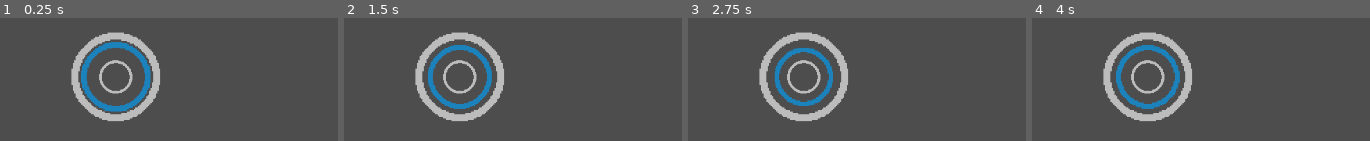
Above: before the commit, frames 1-4 (left to right).
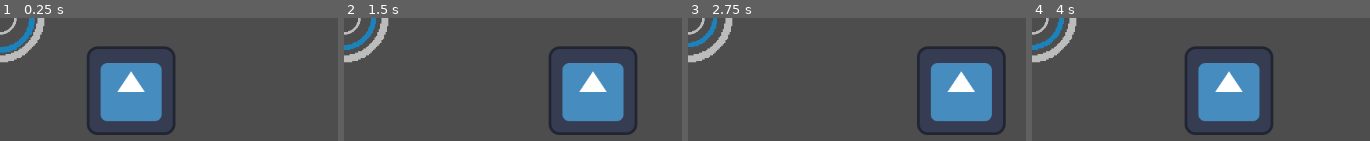
Above: after the commit, the same moments.

Repository: Omurex/PrecAg-SprinklerDash
Game: Godot game, scene res://Objects/GameScenes/main_game.tscn
Same seed, same stepped clock (60 frames per second), same inputs: the game is played once before the commit and once after it. The engine's default icon, where the game draws it, is replaced by a stand-in: a white triangle on a blue panel in a dark square.
Inputs:
- Up to frame 1 (0.25 s): no input
- Up to frame 2 (1.5 s): hold D (right, bound only after the commit) 0.53-1.28 s; hold A (left, bound only after the commit) from 1.28 s (still down)
- Up to frame 3 (2.75 s): release A (left, bound only after the commit) at 2.03 s; hold D (right, bound only after the commit) from 2.03 s (still down)
- Up to frame 4 (4 s): release D (right, bound only after the commit) at 2.78 s; hold Up (ui_up) 2.78-3.53 s; hold A (left, bound only after the commit) from 3.53 s (still down)

The runs differ from the first frame. In frame 1, 17% of the frame differs, in the area x 0-52%, y 0-96%; in frame 2, 21%, in the area x 0-87%, y 0-96%; in frame 3, 20%; in frame 4, 21%.

Commit message:
Added player

Diff:
--- a/Objects/CircleVisual/circle_visual.gd
+++ b/Objects/CircleVisual/circle_visual.gd
@@ -25,7 +25,7 @@
 	pass
 
 
-func _process(delta: float) -> void:
+func _process(_delta: float) -> void:
 
 	hydration_circle.scale = calculate_scale(field_row.hydration)
 
--- a/Objects/FieldRow/field_row.gd
+++ b/Objects/FieldRow/field_row.gd
@@ -38,7 +38,7 @@
 	pass
 
 
-func _process(delta: float) -> void:
+func _process(_delta: float) -> void:
 
 	#FIXME Print
 	print(hydration)
--- a/Objects/FieldRow/field_row.tscn
+++ b/Objects/FieldRow/field_row.tscn
@@ -1,9 +1,17 @@
-[gd_scene load_steps=2 format=3 uid="uid://bmdpf0qns06ig"]
+[gd_scene load_steps=4 format=3 uid="uid://bmdpf0qns06ig"]
 
 [ext_resource type="Script" path="res://Objects/FieldRow/field_row.gd" id="1_p3tfu"]
+[ext_resource type="PackedScene" uid="uid://n38birkjbbmb" path="res://Objects/Sprinkler/sprinkler.tscn" id="2_l5iie"]
+[ext_resource type="PackedScene" uid="uid://gqb4c4yj45gp" path="res://Objects/CircleVisual/circle_visual.tscn" id="3_7h6vf"]
 
 [node name="FieldRow" type="Node2D"]
 script = ExtResource("1_p3tfu")
+
+[node name="Sprinkler" parent="." node_paths=PackedStringArray("field_row") instance=ExtResource("2_l5iie")]
+field_row = NodePath("..")
+
+[node name="CircleVisual" parent="Sprinkler" node_paths=PackedStringArray("field_row") instance=ExtResource("3_7h6vf")]
+field_row = NodePath("../..")
 
 [node name="PointsTimer" type="Timer" parent="."]
 autostart = true
--- a/Objects/GameScenes/main_game.tscn
+++ b/Objects/GameScenes/main_game.tscn
@@ -1,16 +1,11 @@
-[gd_scene load_steps=4 format=3 uid="uid://1ysiotibgavm"]
+[gd_scene load_steps=3 format=3 uid="uid://1ysiotibgavm"]
 
 [ext_resource type="PackedScene" uid="uid://bmdpf0qns06ig" path="res://Objects/FieldRow/field_row.tscn" id="1_q8fjm"]
-[ext_resource type="PackedScene" uid="uid://gqb4c4yj45gp" path="res://Objects/CircleVisual/circle_visual.tscn" id="2_svx1h"]
-[ext_resource type="PackedScene" uid="uid://n38birkjbbmb" path="res://Objects/Sprinkler/sprinkler.tscn" id="4_4sje6"]
+[ext_resource type="PackedScene" uid="uid://ccygi3xb10kgr" path="res://Objects/Player/player.tscn" id="2_xlu18"]
 
 [node name="MainGame" type="Node2D"]
 
 [node name="FieldRow" parent="." instance=ExtResource("1_q8fjm")]
 
-[node name="CircleVisual" parent="." node_paths=PackedStringArray("field_row") instance=ExtResource("2_svx1h")]
-position = Vector2(167, 85)
-field_row = NodePath("../FieldRow")
-
-[node name="Sprinkler" parent="." node_paths=PackedStringArray("field_row") instance=ExtResource("4_4sje6")]
-field_row = NodePath("../FieldRow")
+[node name="Player" parent="." instance=ExtResource("2_xlu18")]
+position = Vector2(189, 105)
--- /dev/null
+++ b/Objects/Player/player.gd
@@ -0,0 +1,41 @@
+class_name Player
+
+extends CharacterBody2D
+
+
+@export_group("References")
+@export var animated_sprite : AnimatedSprite2D
+
+
+@export_group("Properties")
+@export var move_speed : float
+
+
+const input_to_anim = {
+	1 : "walk_right",
+	-1 : "walk_left",
+	0 : "idle_down"
+}
+
+
+var input : float
+
+
+func _process(_delta: float) -> void:
+
+	input = Input.get_axis("left", "right")
+
+	animated_sprite.play(input_to_anim[roundi(input)])
+
+	print(input)
+
+	pass
+
+
+func _physics_process(_delta: float) -> void:
+
+	velocity = Vector2(input, 0) * move_speed
+
+	move_and_slide()
+
+	pass
--- /dev/null
+++ b/Objects/Player/player.tscn
@@ -0,0 +1,40 @@
+[gd_scene load_steps=5 format=3 uid="uid://ccygi3xb10kgr"]
+
+[ext_resource type="Script" path="res://Objects/Player/player.gd" id="1_nod3v"]
+[ext_resource type="Texture2D" uid="uid://peorgh33nn6r" path="res://Art/Sprites/icon.svg" id="2_bkvex"]
+
+[sub_resource type="CapsuleShape2D" id="CapsuleShape2D_udjqb"]
+
+[sub_resource type="SpriteFrames" id="SpriteFrames_3urwl"]
+animations = [{
+"frames": [{
+"duration": 1.0,
+"texture": ExtResource("2_bkvex")
+}],
+"loop": true,
+"name": &"idle_down",
+"speed": 5.0
+}, {
+"frames": [],
+"loop": true,
+"name": &"walk_left",
+"speed": 5.0
+}, {
+"frames": [],
+"loop": true,
+"name": &"walk_right",
+"speed": 5.0
+}]
+
+[node name="Player" type="CharacterBody2D" node_paths=PackedStringArray("animated_sprite")]
+motion_mode = 1
+script = ExtResource("1_nod3v")
+animated_sprite = NodePath("AnimatedSprite2D")
+move_speed = 300.0
+
+[node name="CollisionShape2D" type="CollisionShape2D" parent="."]
+shape = SubResource("CapsuleShape2D_udjqb")
+
+[node name="AnimatedSprite2D" type="AnimatedSprite2D" parent="."]
+sprite_frames = SubResource("SpriteFrames_3urwl")
+animation = &"walk_left"
--- a/Objects/Sprinkler/sprinkler.gd
+++ b/Objects/Sprinkler/sprinkler.gd
@@ -20,12 +20,8 @@
 	hydration_modifier = hydration_modifier_packed.instantiate() as HydrationModifier
 	hydration_modifier.initialize(abs(modification_amount) * get_sign())
 
-	field_row.add_child(hydration_modifier)
+	field_row.add_child.call_deferred(hydration_modifier)
 
-	pass
-
-
-func _process(delta: float) -> void:
 	pass
 
 
@@ -34,9 +30,9 @@
 	return (2 * int(on)) - 1
 
 
-func toggle(toggle : bool) -> void:
+func toggle(status : bool) -> void:
 
-	on = toggle
+	on = status
 
 
 func flip() -> bool:
--- a/project.godot
+++ b/project.godot
@@ -19,6 +19,38 @@
 
 enabled=PackedStringArray("res://addons/Todo_Manager/plugin.cfg")
 
+[input]
+
+up={
+"deadzone": 0.5,
+"events": [Object(InputEventKey,"resource_local_to_scene":false,"resource_name":"","device":-1,"window_id":0,"alt_pressed":false,"shift_pressed":false,"ctrl_pressed":false,"meta_pressed":false,"pressed":false,"keycode":0,"physical_keycode":87,"key_label":0,"unicode":119,"echo":false,"script":null)
+, Object(InputEventKey,"resource_local_to_scene":false,"resource_name":"","device":-1,"window_id":0,"alt_pressed":false,"shift_pressed":false,"ctrl_pressed":false,"meta_pressed":false,"pressed":false,"keycode":0,"physical_keycode":4194320,"key_label":0,"unicode":0,"echo":false,"script":null)
+]
+}
+down={
+"deadzone": 0.5,
+"events": [Object(InputEventKey,"resource_local_to_scene":false,"resource_name":"","device":-1,"window_id":0,"alt_pressed":false,"shift_pressed":false,"ctrl_pressed":false,"meta_pressed":false,"pressed":false,"keycode":0,"physical_keycode":83,"key_label":0,"unicode":115,"echo":false,"script":null)
+, Object(InputEventKey,"resource_local_to_scene":false,"resource_name":"","device":-1,"window_id":0,"alt_pressed":false,"shift_pressed":false,"ctrl_pressed":false,"meta_pressed":false,"pressed":false,"keycode":0,"physical_keycode":4194322,"key_label":0,"unicode":0,"echo":false,"script":null)
+]
+}
+left={
+"deadzone": 0.5,
+"events": [Object(InputEventKey,"resource_local_to_scene":false,"resource_name":"","device":-1,"window_id":0,"alt_pressed":false,"shift_pressed":false,"ctrl_pressed":false,"meta_pressed":false,"pressed":false,"keycode":0,"physical_keycode":65,"key_label":0,"unicode":97,"echo":false,"script":null)
+, Object(InputEventKey,"resource_local_to_scene":false,"resource_name":"","device":-1,"window_id":0,"alt_pressed":false,"shift_pressed":false,"ctrl_pressed":false,"meta_pressed":false,"pressed":false,"keycode":0,"physical_keycode":4194319,"key_label":0,"unicode":0,"echo":false,"script":null)
+]
+}
+right={
+"deadzone": 0.5,
+"events": [Object(InputEventKey,"resource_local_to_scene":false,"resource_name":"","device":-1,"window_id":0,"alt_pressed":false,"shift_pressed":false,"ctrl_pressed":false,"meta_pressed":false,"pressed":false,"keycode":0,"physical_keycode":68,"key_label":0,"unicode":100,"echo":false,"script":null)
+, Object(InputEventKey,"resource_local_to_scene":false,"resource_name":"","device":-1,"window_id":0,"alt_pressed":false,"shift_pressed":false,"ctrl_pressed":false,"meta_pressed":false,"pressed":false,"keycode":0,"physical_keycode":4194321,"key_label":0,"unicode":0,"echo":false,"script":null)
+]
+}
+interact={
+"deadzone": 0.5,
+"events": [Object(InputEventKey,"resource_local_to_scene":false,"resource_name":"","device":-1,"window_id":0,"alt_pressed":false,"shift_pressed":false,"ctrl_pressed":false,"meta_pressed":false,"pressed":false,"keycode":0,"physical_keycode":32,"key_label":0,"unicode":32,"echo":false,"script":null)
+]
+}
+
 [rendering]
 
 textures/canvas_textures/default_texture_filter=0
